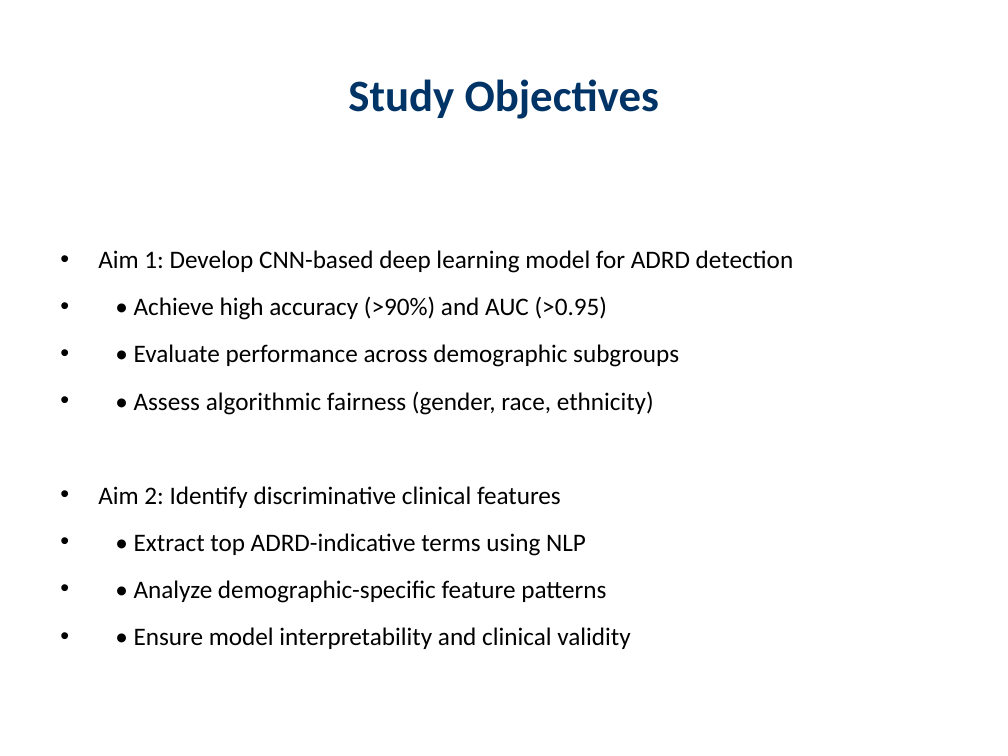
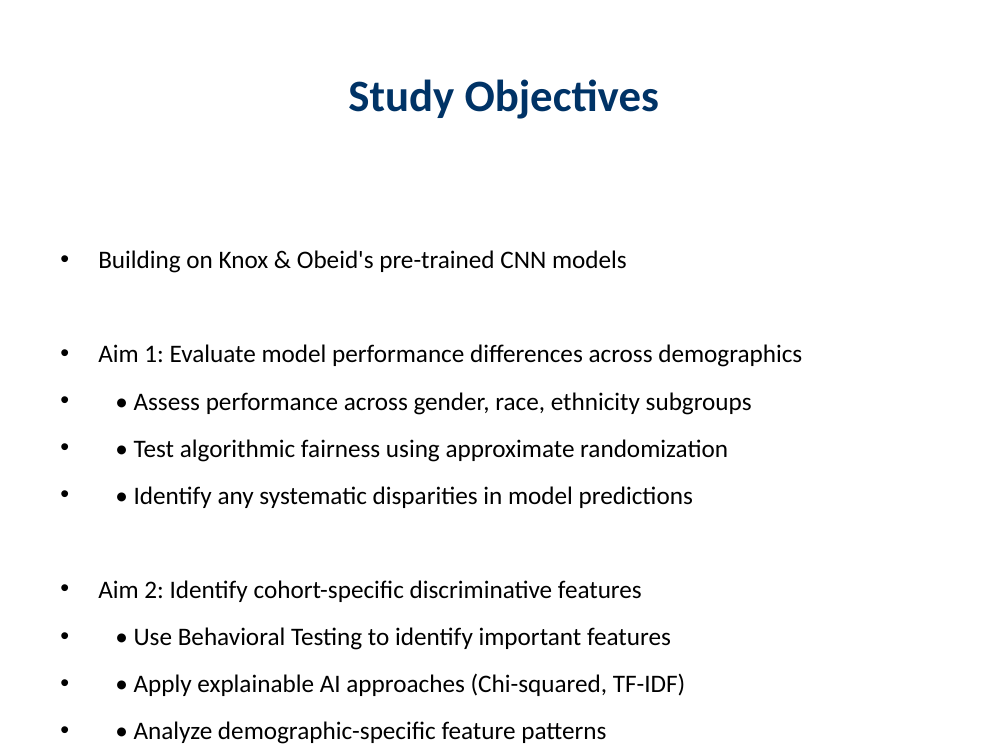
Before and after one commit to gyasifred/adrd_ePheno, a slide deck: slide 3 of AMIA_2025_ADRD_ePhenotyping_Presentation.pptx. Drawn at 1008x756 pixels with LibreOffice and Linux fonts; fonts in the diff are those of the drawing. Boxes give left, top, right and bottom in pixels: in the first picture for what was removed or moved away, otherwise in the second. Text is boxed around its words. In the diff, an @@ line names an element or a change of style, - is before the commit and + after.

```diff
--- a/AMIA_2025_ADRD_ePhenotyping_Presentation.pptx
+++ b/AMIA_2025_ADRD_ePhenotyping_Presentation.pptx
@@ text at (98, 250, 802, 696): text changed @@
-• Aim 1: Develop CNN-based deep learning model for ADRD detection
-• • Achieve high accuracy (>90%) and AUC (>0.95)
-• • Evaluate performance across demographic subgroups
-• • Assess algorithmic fairness (gender, race, ethnicity)
-• Aim 2: Identify discriminative clinical features
-• • Extract top ADRD-indicative terms using NLP
+• Building on Knox & Obeid's pre-trained CNN models
+• Aim 1: Evaluate model performance differences across demographics
+• • Assess performance across gender, race, ethnicity subgroups
+• • Test algorithmic fairness using approximate randomization
+• • Identify any systematic disparities in model predictions
+• Aim 2: Identify cohort-specific discriminative features
+• • Use Behavioral Testing to identify important features
+• • Apply explainable AI approaches (Chi-squared, TF-IDF)
@@ text at (134, 627, 630, 649): paragraph removed @@
-• • Ensure model interpretability and clinical validity
```
Also in this commit, not shown: 8 other slides changed, 3 slides added, 2 slides removed, 2 other files.
